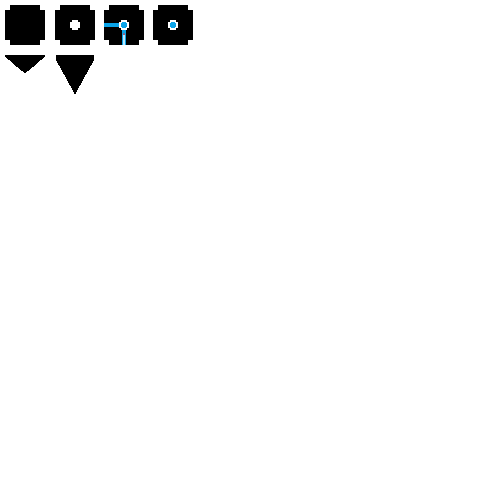
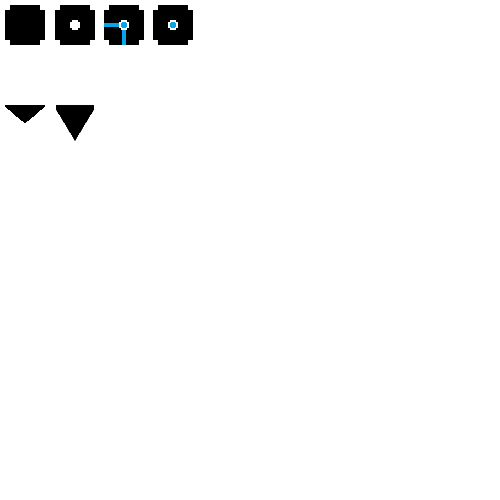
Revision of a layered 500x500 image; what changed, layer by layer:
painted on "spike_big" over [5, 33, 125, 141]
painted on "spike" over [5, 33, 125, 141]
hid "corner_cable_anim" over [64, 33, 125, 64]
painted on "bg_guide" over [5, 33, 125, 128]
painted on "Background" over [5, 33, 125, 141]
